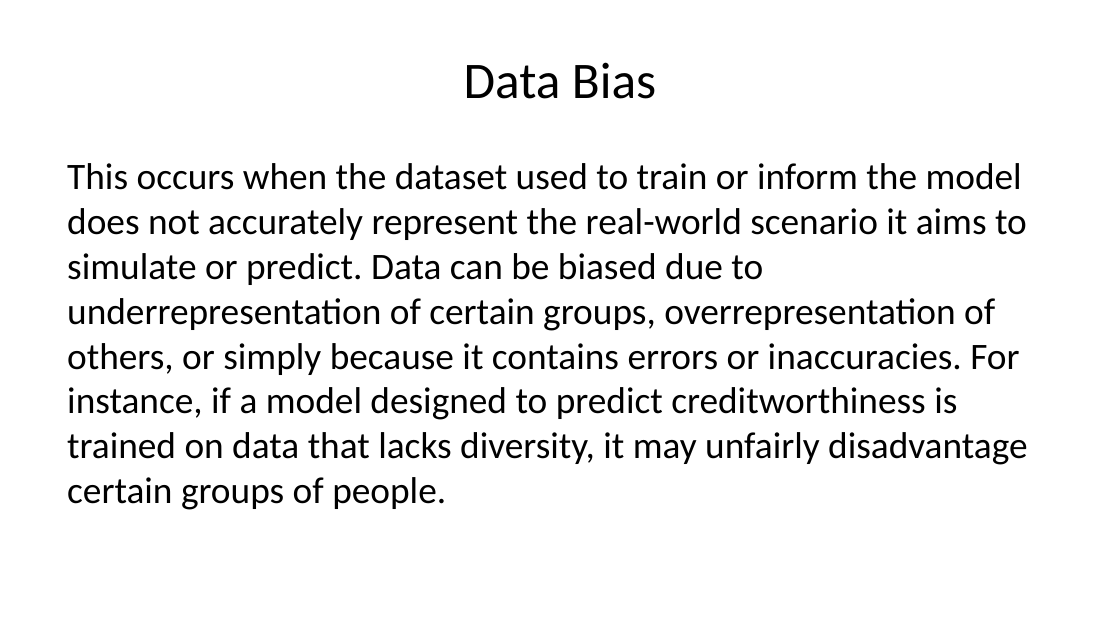
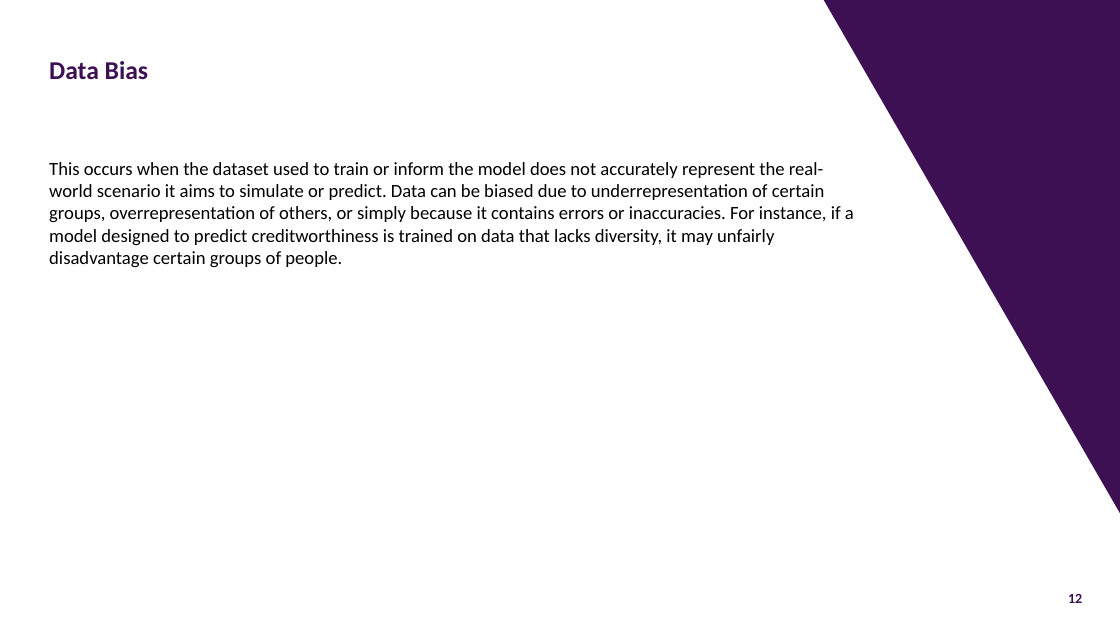
Before and after one commit to joe-alcantara/FP041, a slide deck: slide 12 of Week3d.pptx (slide 14 before the commit). Drawn at 1120x630 pixels with LibreOffice and Linux fonts; fonts in the diff are those of the drawing; background and template pictures are left out. Boxes give left, top, right and bottom in pixels: in the first picture for what was removed or moved away, otherwise in the second. Text is boxed around its words. In the diff, an @@ line names an element or a change of style, - is before the commit and + after.

```diff
--- a/Week3d.pptx
+++ b/Week3d.pptx
@@ right triangle added at (823,0,1120,513), fill #3C1053 @@
@@ title "Data Bias": place and size @@
-title "Data Bias" at (464,62,656,99)
+title "Data Bias" at (49,61,148,79)
@@ title "Data Bias" at (49,61,148,79): size 33 to 16.5 pt, text colour #000000 to #3C1053, bold on; alignment centre to left; line spacing 1 to 0.9; vertical alignment middle to bottom @@
@@ text "This occurs when the dataset ...": place and size @@
-text "This occurs when the dataset ..." at (67,163,1027,510)
+text "This occurs when the dataset ..." at (49,162,854,267)
@@ text "This occurs when the dataset ..." at (49,162,854,267): size 24 to 12 pt; more space between paragraphs @@
@@ page number added at (1068,594,1082,603), 9 pt, text #3C1053, bold @@
+12
```
Also in this commit, not shown: 18 other slides changed, 3 slides added, 2 slides removed.
